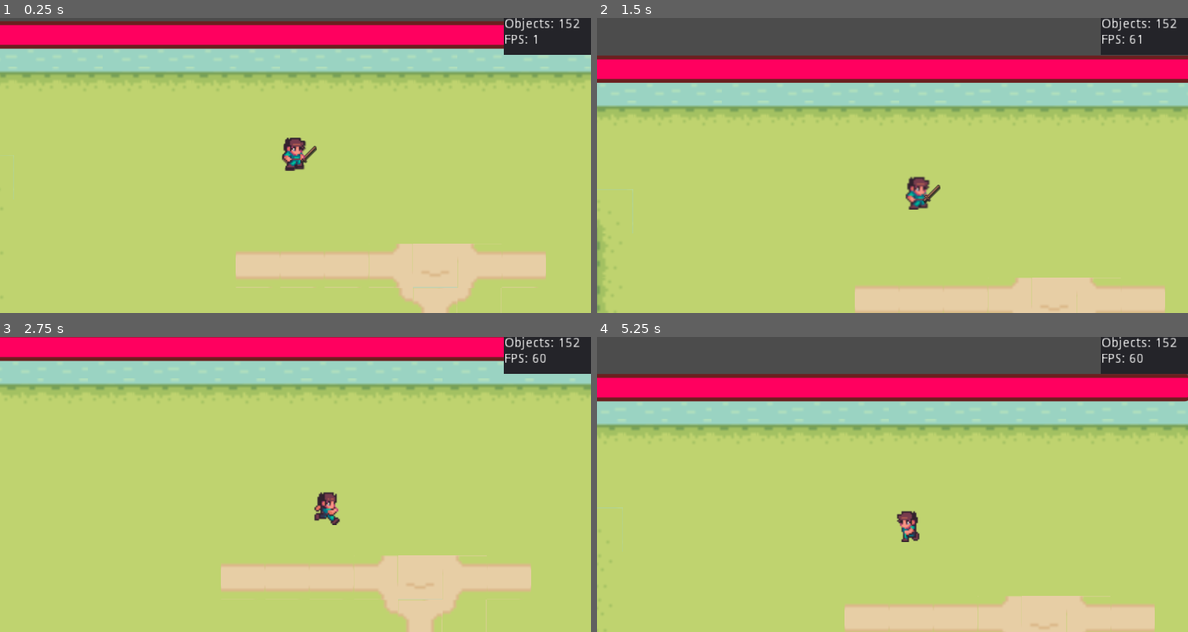
Above: before the commit, frames 1-4 (two rows, left to right).
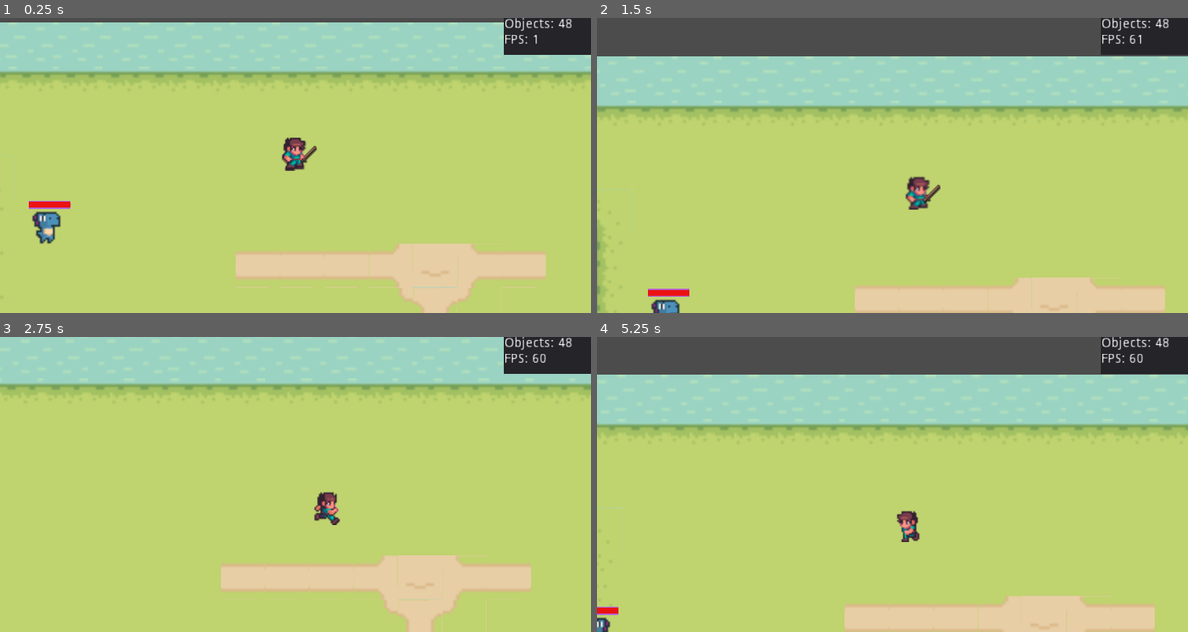
Above: after the commit, the same moments.

Repository: StoneAgeAdventure/StoneAgeAdventure
Game: Godot game, scene res://main/Main.tscn
Same seed, same stepped clock (60 frames per second), same inputs: the game is played once before the commit and once after it.
Inputs (mouse positions are in pixels of both pictures, inside the frame that each line leads up to):
- Up to frame 1 (0.25 s): no input
- Up to frame 2 (1.5 s): move the mouse to (1022, 150) at 0.52 s; hold Right (move_right) 0.53-1.28 s; hold Space (attack) 0.53-1.28 s; move the mouse to (774, 180) at 1.27 s; hold Down (move_down) from 1.28 s (still down); tap Space (attack) at 1.35 s
- Up to frame 3 (2.75 s): move the mouse to (354, 419) at 2.02 s; release Down (move_down) at 2.03 s; press the mouse at (354, 419) at 2.03 s; hold Right (move_right) from 2.03 s (still down); tap Space (attack) at 2.3 s
- Up to frame 4 (5.25 s): move the mouse to (862, 543) at 2.77 s; release Right (move_right) at 2.78 s; release the mouse at (862, 543) at 2.78 s; hold Up (move_up) 2.78-3.53 s; tap H (shoot) at 2.85 s; tap Space (attack) at 3.05, 4.35 s; move the mouse to (1069, 528) at 3.52 s; hold Space (attack) 3.53-4.28 s; hold Left (move_left) 3.53-5.03 s; move the mouse to (715, 440) at 4.27 s; move the mouse to (922, 484) at 5.02 s; press the mouse at (922, 484) at 5.03 s; hold Down (move_down) from 5.03 s (still down)

The runs differ from the first frame. In frame 1, 8.8% of the frame differs, in the area x 0-99%, y 0-77%; in frame 2, 9.7%; in frame 3, 7.1%; in frame 4, 9.8%, in the area x 0-100%, y 0-100%.

Commit message:
add deaath animation

Diff:
--- a/characters/blood_and_magic/ProgressBar.gd
+++ b/characters/blood_and_magic/ProgressBar.gd
@@ -33,5 +33,8 @@
 	($ProgressBar.theme).set_stylebox("bg", "ProgressBar", bg_style)
 	$ProgressBar.value = hp_and_mp_value
 
-func _process(delta):
-	pass
+func set_hp_and_mp(value: int):
+	$ProgressBar.value = value
+
+func get_hp_and_mp():
+	return $ProgressBar.value
--- a/characters/dinosaur_blue/DinosaurBlue.gd
+++ b/characters/dinosaur_blue/DinosaurBlue.gd
@@ -1,15 +1,18 @@
 extends Character
 class_name Dino
+
 var _moving := Vector2()
 
-onready var sprite := $Dino
-onready var animation_player := $Dino/AnimationPlayer
-onready var timer := $Dino/Timer
+onready var sprite := $Sprite
+onready var animation_player := $Sprite/AnimationPlayer
+onready var timer := $Sprite/Timer
+
 
 func _ready():
 	randomize()
 	assert(sprite)
 	set_speed(randf() * 10 + 50)
+	$BloodAndMagic.set_hp_and_mp(get_health())
 	timer.start()
 
 func _process(_delta):
@@ -42,5 +45,15 @@
 	random_state()
 
 func _on_Area2D_body_entered(body):
+	if get_state() == State.DEATH:
+		return
 	if body is Bullet:
-		print("Dino got hit")
+		damage(30)
+		$BloodAndMagic.set_hp_and_mp(get_health())
+		if get_health() <= 0:
+			animation_player.stop(true)
+			animation_player.play("dead")
+
+func _on_AnimationPlayer_animation_finished(anim_name : String):
+	if anim_name == "dead":
+		self.queue_free()
--- a/characters/dinosaur_blue/DinosaurBlue.tscn
+++ b/characters/dinosaur_blue/DinosaurBlue.tscn
@@ -1,6 +1,7 @@
-[gd_scene load_steps=10 format=2]
+[gd_scene load_steps=12 format=2]
 
 [ext_resource path="res://pictures/character/DinoSprites - doux.png" type="Texture" id=1]
+[ext_resource path="res://characters/blood_and_magic/BloodAndMagic.tscn" type="PackedScene" id=2]
 [ext_resource path="res://characters/dinosaur_blue/DinosaurBlue.gd" type="Script" id=3]
 
 [sub_resource type="CapsuleShape2D" id=7]
@@ -37,6 +38,22 @@
 "transitions": PoolRealArray( 1, 1, 1, 1, 1, 1 ),
 "update": 1,
 "values": [ 10, 11, 12, 13, 14, 15 ]
+}
+
+[sub_resource type="Animation" id=9]
+resource_name = "dead"
+length = 0.4
+tracks/0/type = "value"
+tracks/0/path = NodePath(".:frame")
+tracks/0/interp = 1
+tracks/0/loop_wrap = true
+tracks/0/imported = false
+tracks/0/enabled = true
+tracks/0/keys = {
+"times": PoolRealArray( 0, 0.1, 0.2 ),
+"transitions": PoolRealArray( 1, 1, 1 ),
+"update": 1,
+"values": [ 14, 16, 15 ]
 }
 
 [sub_resource type="Animation" id=3]
@@ -95,6 +112,7 @@
 height = 4.0
 
 [node name="Dino" type="KinematicBody2D"]
+position = Vector2( 5, 10 )
 script = ExtResource( 3 )
 
 [node name="CollisionShape2D" type="CollisionShape2D" parent="."]
@@ -102,20 +120,21 @@
 rotation = 1.5708
 shape = SubResource( 7 )
 
-[node name="Dino" type="Sprite" parent="."]
+[node name="Sprite" type="Sprite" parent="."]
 position = Vector2( 12, 11 )
 texture = ExtResource( 1 )
 hframes = 24
 frame = 2
 
-[node name="AnimationPlayer" type="AnimationPlayer" parent="Dino"]
+[node name="AnimationPlayer" type="AnimationPlayer" parent="Sprite"]
 anims/RESET = SubResource( 1 )
 anims/attacked = SubResource( 2 )
+anims/dead = SubResource( 9 )
 anims/move = SubResource( 3 )
 anims/run = SubResource( 4 )
 anims/stand = SubResource( 6 )
 
-[node name="Timer" type="Timer" parent="Dino"]
+[node name="Timer" type="Timer" parent="Sprite"]
 wait_time = 0.5
 autostart = true
 
@@ -125,5 +144,14 @@
 position = Vector2( 12, 12 )
 shape = SubResource( 8 )
 
-[connection signal="timeout" from="Dino/Timer" to="." method="_on_Timer_timeout"]
+[node name="BloodAndMagic" parent="." instance=ExtResource( 2 )]
+position = Vector2( 2, -3 )
+scale = Vector2( 0.05, 0.3 )
+border_color = Color( 0.709804, 0.396078, 0.870588, 1 )
+background_color = Color( 0, 0, 0, 0 )
+foreground_color = Color( 0.92549, 0.0745098, 0.0745098, 1 )
+hp_and_mp_value = 100
+
+[connection signal="animation_finished" from="Sprite/AnimationPlayer" to="." method="_on_AnimationPlayer_animation_finished"]
+[connection signal="timeout" from="Sprite/Timer" to="." method="_on_Timer_timeout"]
 [connection signal="body_entered" from="Area2D" to="." method="_on_Area2D_body_entered"]
--- a/class/character.gd
+++ b/class/character.gd
@@ -30,10 +30,16 @@
 func set_speed(speed: float):
 	_speed = speed
 
+func set_health(hp: int):
+	_hp = hp
+
 func set_state(state):
 	_state = state
 
 func move(dist: Vector2):
+	if _state == State.DAMAGED or _state == State.DEATH:
+		return
+
 	var _tmp := move_and_slide(dist)
 	if dist != Vector2.ZERO:
 		_state = State.MOVE
@@ -42,9 +48,11 @@
 
 func attack(ch: Character):
 	ch.damage(_attack_point)
-
+	ch._state = State.DAMAGED
+	self._state = State.ATTACK
 
 func damage(hp: int):
+	self._state = State.DAMAGED
 	_hp -= hp
 	if _hp <= 0:
 		death()
--- a/main/Main.tscn
+++ b/main/Main.tscn
@@ -1,13 +1,12 @@
-[gd_scene load_steps=9 format=2]
+[gd_scene load_steps=8 format=2]
 
 [ext_resource path="res://characters/Player1/Player1.tscn" type="PackedScene" id=1]
 [ext_resource path="res://GameMap/MainWorld.tscn" type="PackedScene" id=2]
-[ext_resource path="res://characters/dinosaur_blue/DinosaurBlue.tscn" type="PackedScene" id=3]
 [ext_resource path="res://main/main.gd" type="Script" id=4]
 [ext_resource path="res://camera/Camera2D.tscn" type="PackedScene" id=5]
 [ext_resource path="res://settings/GameSetting.tscn" type="PackedScene" id=6]
 [ext_resource path="res://box/Box.tscn" type="PackedScene" id=7]
-[ext_resource path="res://characters/blood_and_magic/BloodAndMagic.tscn" type="PackedScene" id=8]
+[ext_resource path="res://monster/Monsters.tscn" type="PackedScene" id=8]
 
 [node name="Main" type="Control"]
 anchor_right = 1.0
@@ -23,65 +22,11 @@
 [node name="Player" parent="." instance=ExtResource( 1 )]
 position = Vector2( 284, 60 )
 
-[node name="Dino" parent="." instance=ExtResource( 3 )]
-position = Vector2( 182, 337 )
-
-[node name="Dino2" parent="." instance=ExtResource( 3 )]
-position = Vector2( 292, 174 )
-
-[node name="Dino3" parent="." instance=ExtResource( 3 )]
-position = Vector2( 293, 371 )
-
-[node name="Dino4" parent="." instance=ExtResource( 3 )]
-position = Vector2( 302, 287 )
-
-[node name="Dino5" parent="." instance=ExtResource( 3 )]
-position = Vector2( 391, 225 )
-
-[node name="Dino7" parent="." instance=ExtResource( 3 )]
-position = Vector2( 368, 261 )
-
-[node name="Dino8" parent="." instance=ExtResource( 3 )]
-position = Vector2( 324, 242 )
-
-[node name="Dino9" parent="." instance=ExtResource( 3 )]
-position = Vector2( 304, 208 )
-
-[node name="Dino6" parent="." instance=ExtResource( 3 )]
-visible = false
-position = Vector2( 348, 375 )
-
-[node name="Dino10" parent="." instance=ExtResource( 3 )]
-visible = false
-position = Vector2( 291, 333 )
-
-[node name="Dino11" parent="." instance=ExtResource( 3 )]
-visible = false
-position = Vector2( 418, 362 )
-
-[node name="Dino12" parent="." instance=ExtResource( 3 )]
-visible = false
-position = Vector2( 256, 344 )
-
-[node name="Dino13" parent="." instance=ExtResource( 3 )]
-visible = false
-position = Vector2( 264, 299 )
-
-[node name="Dino14" parent="." instance=ExtResource( 3 )]
-visible = false
-position = Vector2( 267, 254 )
-
-[node name="Dino15" parent="." instance=ExtResource( 3 )]
-visible = false
-position = Vector2( 337, 300 )
-
-[node name="Dino16" parent="." instance=ExtResource( 3 )]
-visible = false
-position = Vector2( 369, 296 )
-
 [node name="Box" parent="." instance=ExtResource( 7 )]
 position = Vector2( 1399, 1128 )
 scale = Vector2( 0.5, 0.5 )
+
+[node name="Monsters" parent="." instance=ExtResource( 8 )]
 
 [node name="CanvasLayer" type="CanvasLayer" parent="."]
 
@@ -98,9 +43,3 @@
 margin_right = 20.0
 margin_bottom = -3.99998
 rect_scale = Vector2( 0.888889, 1.02798 )
-
-[node name="BloodAndMagic" parent="." instance=ExtResource( 8 )]
-border_color = Color( 0.423529, 0.12549, 0.12549, 1 )
-background_color = Color( 0, 0.368627, 1, 1 )
-foreground_color = Color( 1, 0, 0.376471, 1 )
-hp_and_mp_value = 100
--- /dev/null
+++ b/monster/Monsters.gd
@@ -0,0 +1,11 @@
+extends Node2D
+onready var Dino = preload("res://characters/dinosaur_blue/DinosaurBlue.tscn")
+
+func _ready():
+	for i in 1:
+		var newnode = Dino.instance()
+		(newnode as Dino).position.x = 150
+		(newnode as Dino).position.y = 100
+		(newnode as Dino).z_index = 10
+		(newnode as Dino).visible = true
+		call_deferred("add_child",newnode)
--- /dev/null
+++ b/monster/Monsters.tscn
@@ -0,0 +1,6 @@
+[gd_scene load_steps=2 format=2]
+
+[ext_resource path="res://monster/Monsters.gd" type="Script" id=1]
+
+[node name="Monsters" type="Node2D"]
+script = ExtResource( 1 )
